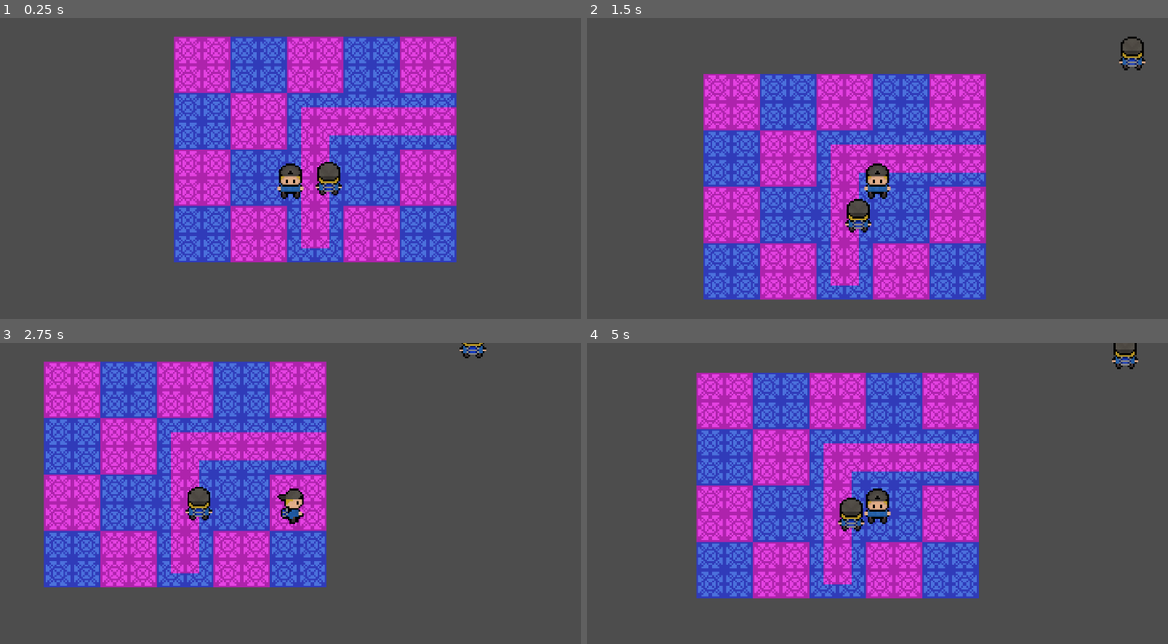
Above: before the commit, frames 1-4 (two rows, left to right).
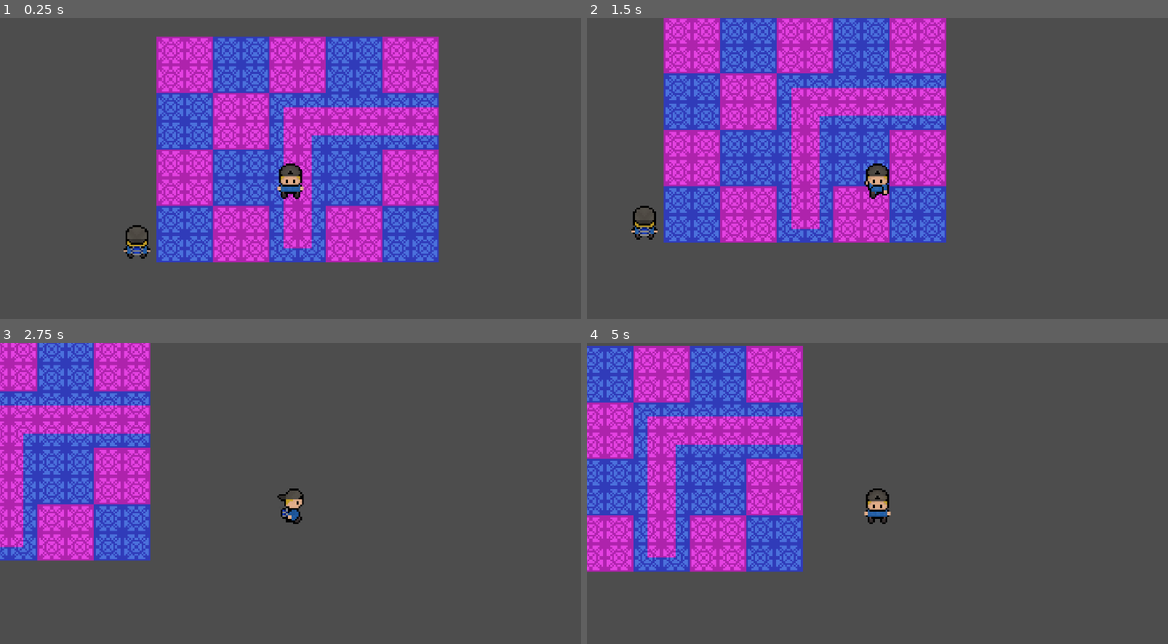
Above: after the commit, the same moments.

Repository: JasonCiampa/FoodWorld
Game: Godot game, scene res://scenes/game.tscn
The game is run twice, just before and just after one commit, with the same random seed, the same clock (stepped at 60 frames per second) and the same inputs.
Inputs (mouse positions are in pixels of both pictures, inside the frame that each line leads up to):
- Up to frame 1 (0.25 s): no input
- Up to frame 2 (1.5 s): move the mouse to (1005, 165) at 0.52 s; hold D (move_right) 0.53-1.28 s; click (1005, 165) at 0.6 s; tap Space (jump) at 0.77 s; move the mouse to (761, 198) at 1.27 s; hold S (move_down) from 1.28 s (still down); right-click (761, 198) at 1.35 s
- Up to frame 3 (2.75 s): tap Space (jump) at 1.52 s; move the mouse to (348, 433) at 2.02 s; release S (move_down) at 2.03 s; hold D (move_right) from 2.03 s (still down); tap Ctrl (dodge) at 2.1 s
- Up to frame 4 (5 s): move the mouse to (848, 571) at 2.77 s; tap 1 (equip_buddy1) at 2.85 s; tap Space (jump) at 3.02, 3.77, 4.52 s; move the mouse to (1051, 553) at 3.52 s; release D (move_right) at 3.53 s; hold A (move_left) from 3.53 s (still down); tap 2 (equip_buddy2) at 3.6 s; move the mouse to (703, 457) at 4.27 s; tap 3 (equip_buddy_fusion) at 4.35 s

The runs differ from the first frame. In frame 1, 25% of the frame differs, in the area x 21-79%, y 6-82%; in frame 2, 43%; in frame 3, 40%; in frame 4, 49%, in the area x 0-95%, y 0-85%.
Error after the commit: Parse Error: Identifier "AttackRange" not declared in the current scope. (res://scripts/food_buddy.gd:149)

Commit message:
More Food Buddy Attack Work
Solo Food Buddy attack is so close, but not quite there just yet.

Diff:
--- a/food_world_game/scenes/game.tscn
+++ b/food_world_game/scenes/game.tscn
@@ -918,17 +918,18 @@
 [sub_resource type="TileSet" id="TileSet_7kurk"]
 sources/0 = SubResource("TileSetAtlasSource_qq3uq")
 
-[node name="Game" type="Node2D"]
+[node name="Game" type="Node2D" groups=["Enemy"]]
 script = SubResource("GDScript_wmkqu")
 
-[node name="Player" parent="." instance=ExtResource("1_ksjva")]
+[node name="Player" parent="." groups=["Enemy"] instance=ExtResource("1_ksjva")]
 
 [node name="Enemy" parent="." groups=["Enemy"] instance=ExtResource("2_2d8m7")]
 z_index = 1
-position = Vector2(163, -92)
+position = Vector2(129, -109)
 physics_material_override = SubResource("PhysicsMaterial_7xnne")
 
-[node name="Food Buddy" parent="." instance=ExtResource("3_ynord")]
+[node name="Food Buddy" parent="." groups=["Enemy"] instance=ExtResource("3_ynord")]
+position = Vector2(-91, 36)
 
 [node name="TileMapLayer" type="TileMapLayer" parent="."]
 tile_map_data = PackedByteArray("AAD//wIAAAAHAAQAAAD///3/AAAHAAMAAAD//wEAAAAHAAEAAAD//wAAAAAHAAEAAAD/////AAAHAAEAAAD/// …(1200 unchanged characters)…
--- a/food_world_game/scripts/food_buddy.gd
+++ b/food_world_game/scripts/food_buddy.gd
@@ -39,7 +39,6 @@
 
 enum AttackDamage { SOLO = 10, ABILITY1 = 0, ABILITY2 = 0}
 
-enum AttackRange { SOLO = 5, ABILITY1 = 0, ABILITY2 = 0}
 
 
 #------------------------------------------------------------------------------------------------------------------------------------------------------------------------------------------------------
@@ -79,7 +78,11 @@
 
 # GODOT FUNCTIONS #------------------------------------------------------------------------------------------------------------------------------------------------------------------------------------
 
-func _init(ability_type_1: FoodBuddy.AbilityType, ability_damage_1: int, ability_type_2: FoodBuddy.AbilityType, ability_damage_2: int, base_health: int):
+func _init(solo_damage: int, solo_range: int,
+		   ability_type_1: FoodBuddy.AbilityType, ability_damage_1: int, ability_range_1: int,
+		   ability_type_2: FoodBuddy.AbilityType, ability_damage_2: int, ability_range_2,
+		   base_health: int):
+
 	ability1_type = ability_type_1
 	ability1_damage = ability_damage_1
 
@@ -112,17 +115,22 @@
 # MY FUNCTIONS #---------------------------------------------------------------------------------------------------------------------------------------------------------------------------------------
 
 func use_solo_attack():
+
+	# Determine if the Food Buddy doesn't have an enemy to target currently
 	if target_enemy == null:
-		var enemies: Array[Node] = get_tree().get_nodes_in_group("Enemy")
+
+		# Store a list of references to all of the enemies currently loaded into the game, and create an empty list that will hold any enemies on the screen
+		var enemies: Array[Node] = get_tree().get_nodes_in_group("Enemy") # <----- (PERHAPS change this to be enemies that are in the world you're currently in)
 		var enemies_on_screen: Array[Enemy] = []
 
-		# Iterate over all of the enemies currently in the game (PERHAPS change this to be enemies that are in the world you're currently in)
+		# Iterate over all of the enemies currently loaded in the game
 		for enemy in enemies:
 
 			# Determine if the enemy is on-screen, then add them to a list of on-screen enemies
 			if enemy.visible_on_screen_notifier_2d.is_on_screen():
 				enemies_on_screen.append(enemy)
 
+		# Temporarily store the first enemy in the list of on-screen enemies as the target enemy and it's distance from the Food Buddy
 		target_enemy = enemies_on_screen[0]
 		target_enemy_distance = global_position.distance_to(target_enemy.global_position)
 
@@ -132,7 +140,7 @@
 			# Calculate and store the distance between the Food Buddy and the enemy
 			var enemy_distance = global_position.distance_to(enemy.global_position)
 
-			# Determine if the enemy's distance is less than the closest enemy's distance, then set that enemy as the new closest enemy
+			# Determine if the enemy's distance is closer than the target enemy's distance, then set that enemy as the new closest enemy
 			if enemy_distance < target_enemy_distance:
 				target_enemy = enemy
 				target_enemy_distance = enemy_distance
@@ -142,6 +150,8 @@
 		use_ability_solo.emit(hitbox, ability_solo_damage)
 	else:
 		pass
+		apply_central_impulse(-target_enemy.linear_velocity)
+
 		# Move closer to enemy
 
 	# IF THE TARGET ENEMY RUNS OUT OF HEALTH AND IS PURGED, SET TARGET ENEMY TO NULL SO THAT THE FOOD BUDDY WILL BEGIN TARGETING A NEW ENEMY
--- a/food_world_game/scripts/player.gd
+++ b/food_world_game/scripts/player.gd
@@ -153,9 +153,9 @@
 		#print("Velocity X: " + str(velocity.x))
 		#print("Velocity Y: " + str(velocity.y))
 		#print(" ")
-		print("Current Stamina: " + str(stamina_current))
+		#print("Current Stamina: " + str(stamina_current))
 		#print("Previous Stamina: " + str(stamina_previous))
-		print(" ")
+		#print(" ")
 		#print("Increasing: " + str(stamina_increasing))
 		#print("Decreasing: " + str(stamina_decreasing))
 		#print("Stamina Regen Delay: " + str(stamina_regen_delay_timer.time_left))
@@ -170,7 +170,7 @@
 func _physics_process(delta: float) -> void:
 	update_movement_velocity(delta)
 	move_and_slide()
-	#check_collide_and_push()
+	check_collide_and_push()
 
 #------------------------------------------------------------------------------------------------------------------------------------------------------------------------------------------------------
 
@@ -205,7 +205,6 @@
 			else:
 				use_ability_solo.emit(hitbox, attack_damage["Kick"])
 				use_stamina(StaminaUse.KICK)
-
 
 		elif fight_style_current == FightStyle.BUDDY1:
 			use_ability_buddy.emit(food_buddy1, ability_number)
